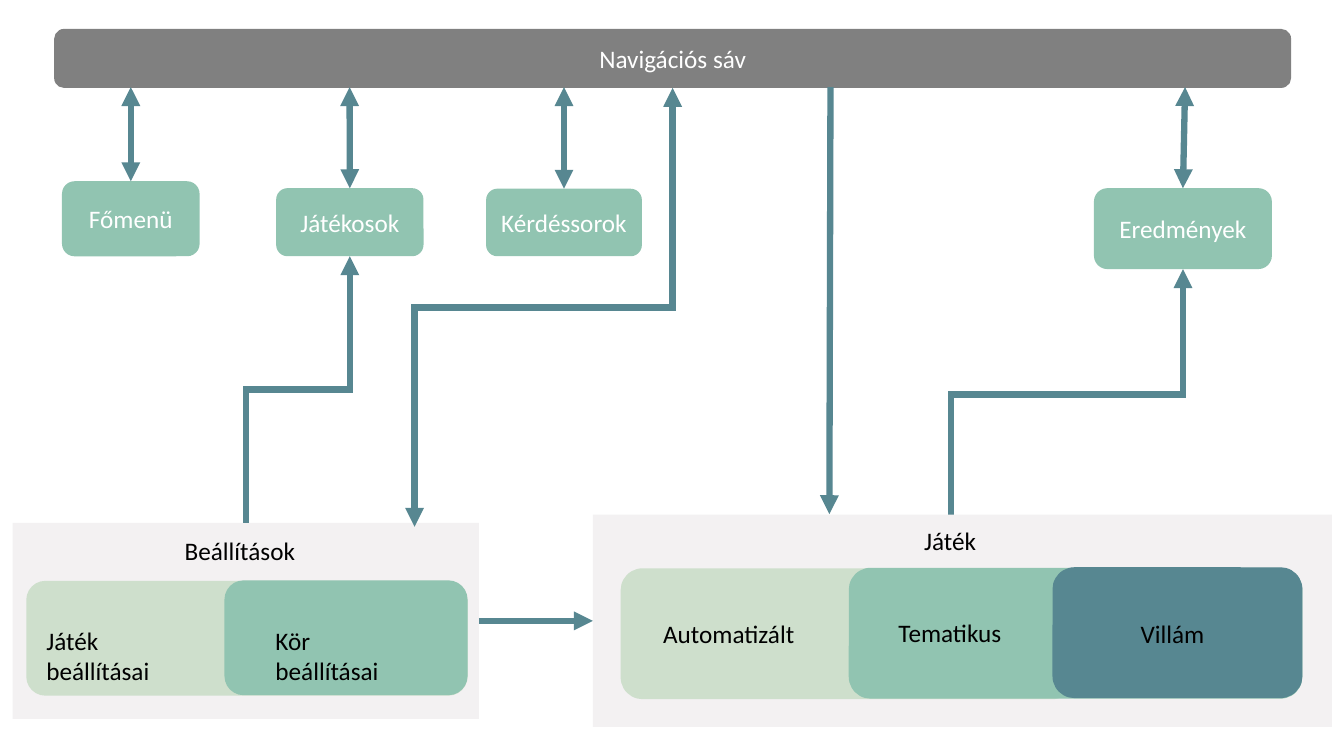
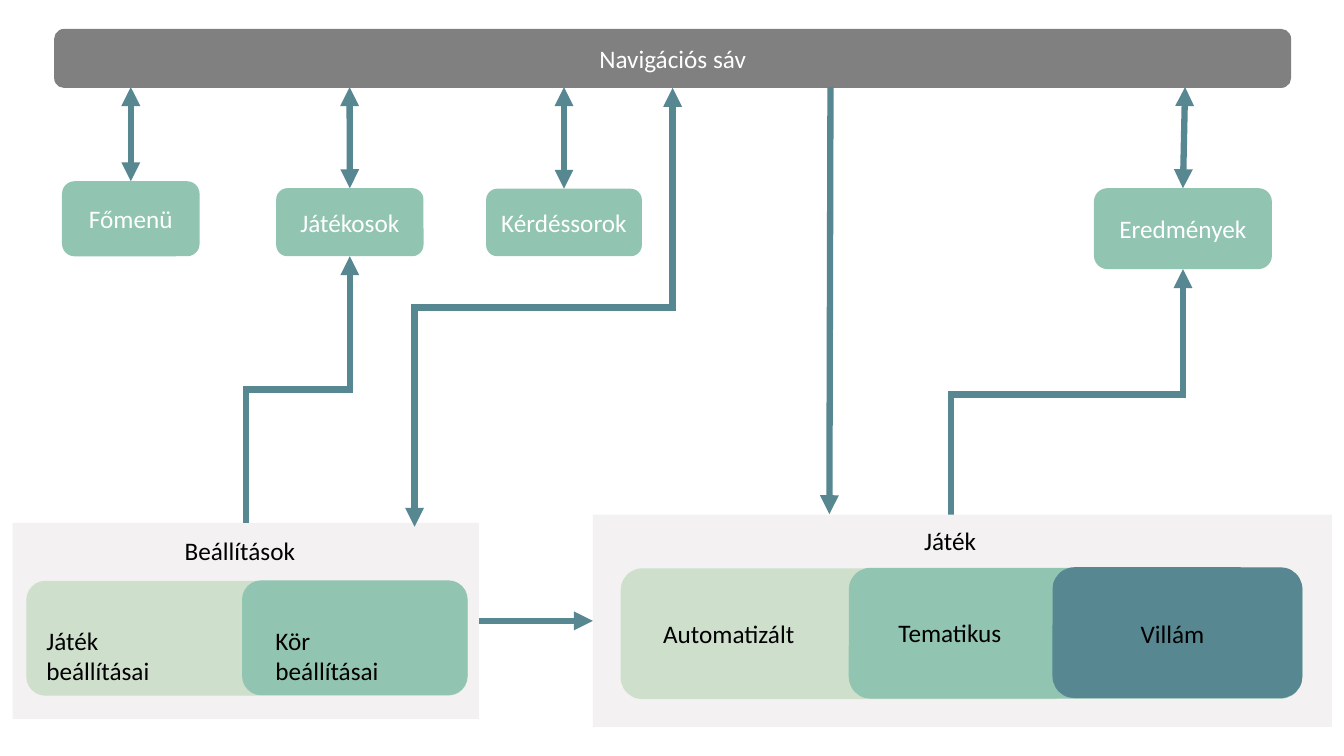
Before and after one commit to ombolics/AllOrNothing, a slide deck: slide 2 of Documentation/ábrák/ábrák.pptx. Drawn at 1344x756 pixels with LibreOffice and Linux fonts; fonts in the diff are those of the drawing. Boxes give left, top, right and bottom in pixels: in the first picture for what was removed or moved away, otherwise in the second. Text is boxed around its words. In the diff, an @@ line names an element or a change of style, - is before the commit and + after.

```diff
--- a/Documentation/ábrák/ábrák.pptx
+++ b/Documentation/ábrák/ábrák.pptx
@@ rounded rectangle: place and size @@
-rounded rectangle at bbox=[225, 581, 468, 696]
+rounded rectangle at bbox=[242, 581, 468, 696]
```
Also in this commit, not shown: 4 other files.
